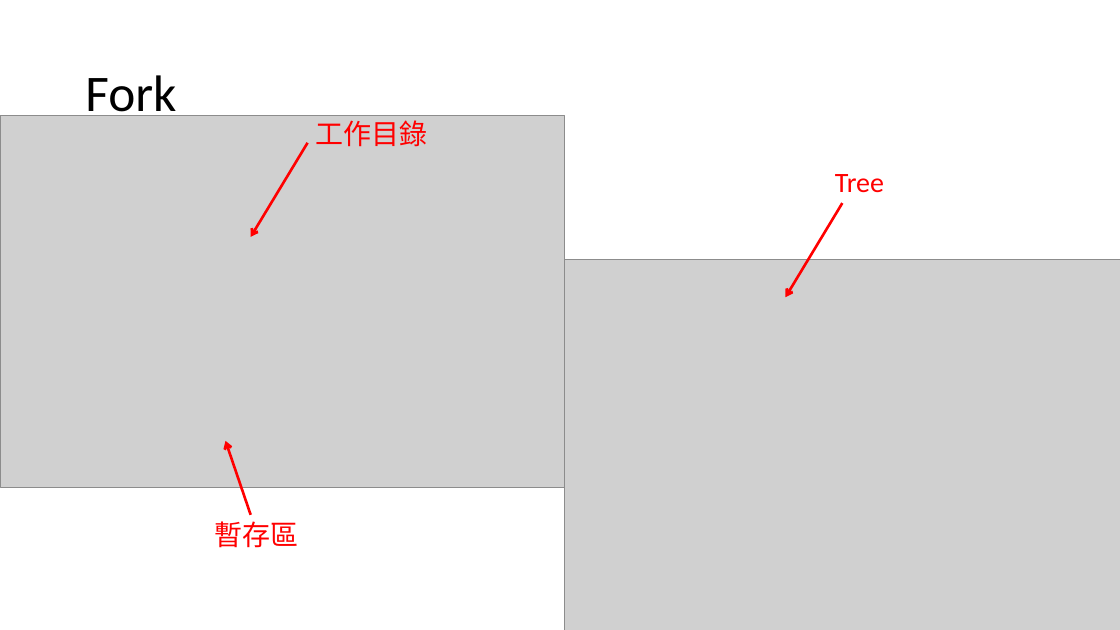
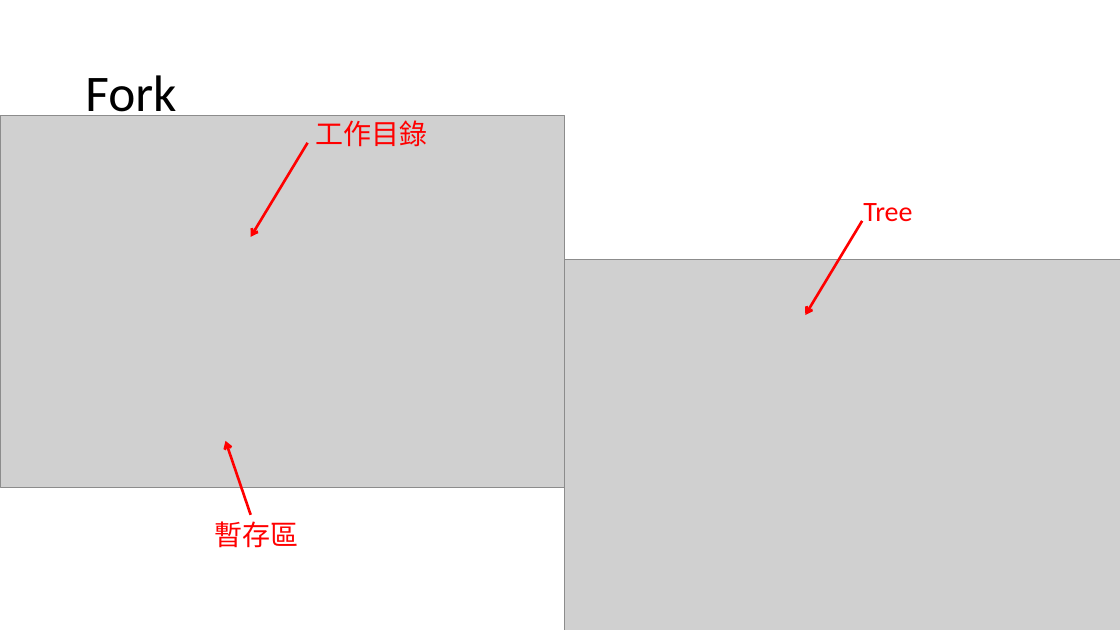
Before and after one commit to rdot-lee/ProgramNotebook, a slide deck: slide 2 of Git/Git command note.pptx. Drawn at 1120x630 pixels with LibreOffice and Linux fonts; fonts in the diff are those of the drawing; grey boxes stand for pictures. Boxes give left, top, right and bottom in pixels: in the first picture for what was removed or moved away, otherwise in the second. Text is boxed around its words. In the diff, an @@ line names an element or a change of style, - is before the commit and + after.

```diff
--- a/Git/Git command note.pptx
+++ b/Git/Git command note.pptx
@@ text "Tree": place and size @@
-text "Tree" at box(835, 174, 884, 193)
+text "Tree" at box(863, 203, 912, 221)
@@ arrow moved from (843, 203) - (786, 297) to (862, 221) - (806, 315) @@
```
Also in this commit, not shown: 1 other slide changed, 4 other files.
